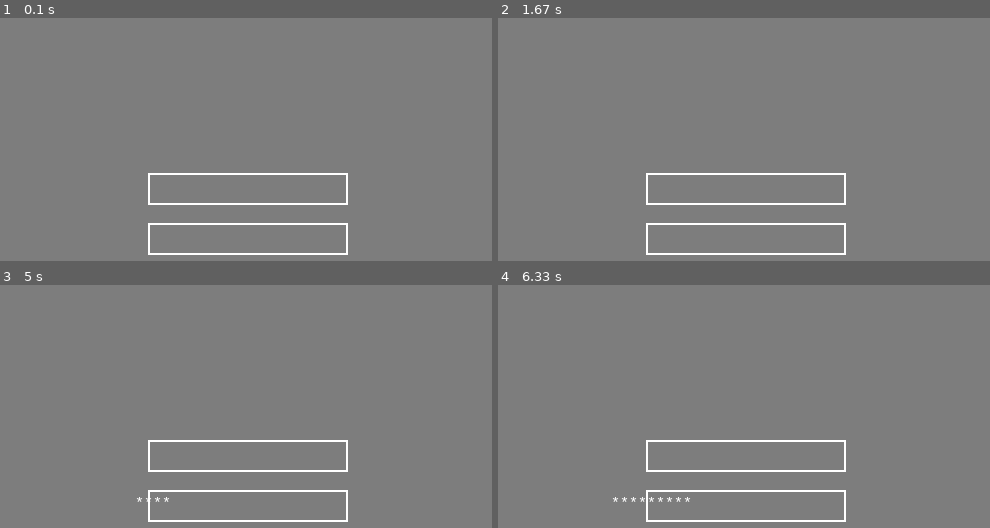
Above: before the commit, frames 1-4 (two rows, left to right).
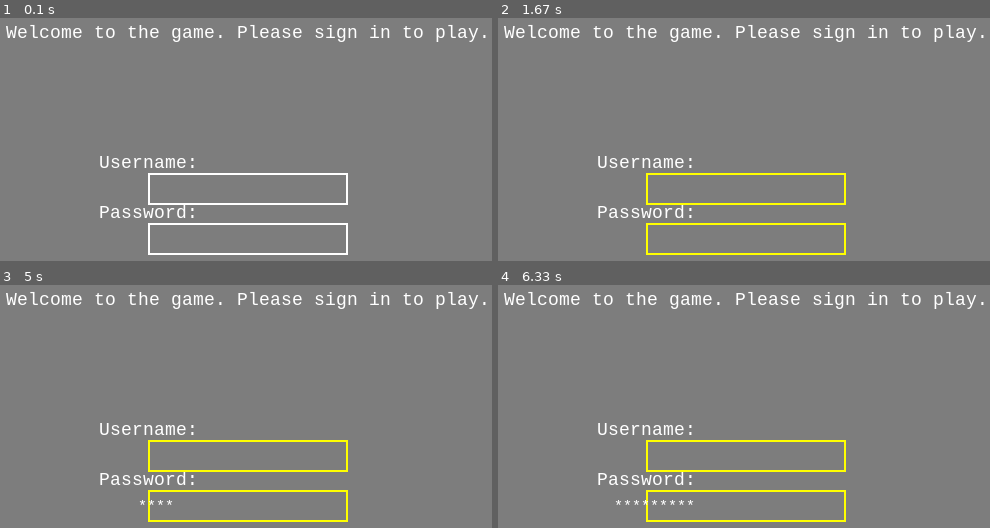
Above: after the commit, the same moments.

Repository: Knight-Thomas/My-pygame-App
Game: pygame game, started from myGameApp.py
Same seed, same stepped clock (60 frames per second), same inputs: the game is played once before the commit and once after it.
Inputs (mouse positions are in pixels of both pictures, inside the frame that each line leads up to):
- Up to frame 1 (0.1 s): no input
- Up to frame 2 (1.67 s): click (744, 188) at 0.38 s; hold Enter 0.67-1.13 s; hold Right 0.67-1.13 s
- Up to frame 3 (5 s): hold Backspace 2.32-2.78 s; tap Space at 3.97, 4.37, 4.67, 4.92 s
- Up to frame 4 (6.33 s): tap Space at 5.25, 5.55, 5.75, 6.05, 6.32 s

The runs differ from the first frame. In frame 1, 2.3% of the frame differs, in the area x 1-99%, y 2-83%; in frame 2, 3.9%; in frame 3, 4.0%; in frame 4, 4.1%, in the area x 1-99%, y 2-98%.

Commit message:
deleting the testing text box program as its now implemented into my code

Diff:
--- a/TextBox.py
+++ /dev/null
@@ -1,94 +0,0 @@
-# import sys module
-import pygame
-import sys
-
-WHITE = (255,255,255)
-BLACK = (0,0,0)
-RED = (255,0,0)
-GREEN = (0,255,0)
-BLUE = (0,0,255)
-YELLOW = (255,255,0)
-GREY = (125,125,125)
-
-# pygame.init() will initialize all
-# imported module
-pygame.init()
-
-clock = pygame.time.Clock()
-
-# it will display on screen
-screen = pygame.display.set_mode([600, 500])
-
-# basic font for user typed
-base_font = pygame.font.Font(None, 32)
-user_text = ''
-
-# create rectangle
-input_rect = pygame.Rect(200, 200, 140, 32)
-
-# color_active stores color(WHITE) which
-# gets active when input box is clicked by user
-color_active = pygame.Color(WHITE)
-
-# color_passive store color(chartreuse4) which is
-# color of input box.
-color_passive = pygame.Color(WHITE)
-color = color_passive
-
-active = False
-
-while True:
-    for event in pygame.event.get():
-
-      # if user types QUIT then the screen will close
-        if event.type == pygame.QUIT:
-            pygame.quit()
-            sys.exit()
-
-        if event.type == pygame.MOUSEBUTTONDOWN:
-            if input_rect.collidepoint(event.pos):
-                active = True
-            else:
-                active = False
-
-        if event.type == pygame.KEYDOWN:
-
-            # Check for backspace
-            if event.key == pygame.K_BACKSPACE:
-
-                # get text input from 0 to -1 i.e. end.
-                user_text = user_text[:-1]
-
-            # Unicode standard is used for string
-            # formation
-            else:
-                user_text += event.unicode
-
-    # it will set background color of screen
-    screen.fill(GREY)
-
-    if active:
-        color = color_active
-    else:
-        color = color_passive
-
-    # draw rectangle and argument passed which should
-    # be on screen
-    pygame.draw.rect(screen, color, input_rect)
-
-    text_surface = base_font.render(user_text, True, (BLACK))
-
-    # render at position stated in arguments
-    screen.blit(text_surface, (input_rect.x+5, input_rect.y+5))
-
-    # set width of textfield so that text cannot get
-    # outside of user's text input
-    input_rect.w = max(100, text_surface.get_width()+10)
-
-    # display.flip() will update only a portion of the
-    # screen to updated, not full area
-    pygame.display.flip()
-
-    # clock.tick(60) means that for every second at most
-    # 60 frames should be passed.
-    clock.tick(60)
--- a/supportModules.py
+++ b/supportModules.py
@@ -18,7 +18,7 @@
 def draw_text4(surf,text,size, x,y, clr):
     #create a font oject
     try:
-        font = pg.font.Font(font_name1,size)
+        font = pg.font.Font(font_name2,size)
         #this will create text
         text_surface = font.render(text,True,clr)
         #true is for anti aliasing
@@ -33,7 +33,7 @@
 def draw_text5(surf, text, size, x,y, clr):
      #create a font oject
     try:
-        font = pg.font.Font(font_name1,size)
+        font = pg.font.Font(font_name2,size)
         #this will create text
         text_surface = font.render(text,True,clr)
         #true is for anti aliasing
@@ -55,7 +55,7 @@
 
 def writeNewToDatabase(Username, Password, score):
     '''writes to the database'''
-    if score == '':
+    if score == 0:
         score = 0
     else:
         score = score
@@ -96,6 +96,7 @@
 
 
 
+
 def SignInPYG():
     # Initialize Pygame
     pg.init()
@@ -120,13 +121,6 @@
         # Initialize the font module
         pg.font.init()
 
-        # Define function to draw text
-        def draw_text(surf, text, size, x, y):
-            font = pg.font.Font(font_name2, size)
-            text_surface = font.render(text, True, WHITE)
-            text_rect = text_surface.get_rect(midtop=(x, y))
-            surf.blit(text_surface, text_rect)
-
         # Create window surface
         screen = pg.display.set_mode((WIDTH1, HEIGHT1))
         pg.display.set_caption('Sign in')
@@ -136,16 +130,13 @@
         screen.fill(GREY)
 
         # Original text
-        original_text = "Welcome to the game. Please sign in to play."
+        signInMessage = "Welcome to the game. Please sign in to play."
 
         # Labels for input boxes
         username_label = 'Username:'
         password_label = 'Password:'
 
         # Draw texts
-        draw_text(screen, original_text, 15, WIDTH1/2, 50)
-        draw_text(screen, username_label, 15, 200, 180)
-        draw_text(screen, password_label, 15, 200, 230)
 
         # Create text input boxes for username and password
         username_rect = pg.Rect(200, 200, 200, 32)
@@ -184,11 +175,11 @@
                 if event.type == pg.KEYDOWN:
                     if active_username:
                         if event.key == pg.K_BACKSPACE:
-                            username = username[:-1]
+                            username = username[:+1]
                         elif event.key == pg.K_RETURN:
                             active_username = False
                             active_password = True
-                            color = WHITE
+                            color = YELLOW
                         else:
                             # Calculate maximum width of text that fits inside the box
                             max_width = username_rect.width - 10
@@ -197,7 +188,7 @@
                                 username += event.unicode
                     elif active_password:
                         if event.key == pg.K_BACKSPACE:
-                            password = password[:-1]
+                            password = password[:+1]
                         elif event.key == pg.K_RETURN:
                             running = False
                             color = WHITE
@@ -212,14 +203,18 @@
             pg.draw.rect(screen, color, username_rect, 2)
             pg.draw.rect(screen, color, password_rect, 2)
 
+            draw_text4(screen, str(signInMessage), 18, WIDTH1/2, 50, WHITE)
+            draw_text5(screen, str(username_label), 18, 200, 180, WHITE)
+            draw_text5(screen, str(password_label), 18, 200, 230, WHITE)
+
             # Render username text
             username_text_surface = pg.font.Font(font_name2, 15).render(username, True, WHITE)
-            username_text_rect = username_text_surface.get_rect(midtop=(username_rect.x + 5, username_rect.y + 5))
+            username_text_rect = username_text_surface.get_rect(midtop=(username_rect.x + 7.5, username_rect.y + 7.5))
             screen.blit(username_text_surface, username_text_rect)
 
             # Render asterisks for password
             password_text_surface = pg.font.Font(font_name2, 15).render('*' * len(password), True, WHITE)
-            password_text_rect = password_text_surface.get_rect(midtop=(password_rect.x + 5, password_rect.y + 5))
+            password_text_rect = password_text_surface.get_rect(midtop=(password_rect.x + 7.5, password_rect.y + 7.5))
             screen.blit(password_text_surface, password_text_rect)
 
             pg.display.flip()
@@ -232,13 +227,16 @@
 
     # Call the login window function
     create_login_window()
-
+    readDatabaseRecords()
     # Quit Pygame
     pg.quit()
 
-
-
-
+#def readDatabase(username1):
+    #conn, c = DBconnect()
+    #query3 = '''SELECT * FROM Users Where Username = ?'''
+    #c.execute(query3,(username1))
+    #conn.commit()
+    #conn.close()
 
 def draw_text1(surf,text,size, x,y):
     #create a font oject
@@ -275,3 +273,5 @@
     text_rect.midtop = (x,y)
     #put x,y at the midtop of the rectangle
     surf.blit(text_surface, text_rect)
+
+#SignInPYG()
Binary file changed: Ian-Hawke-Game.db
